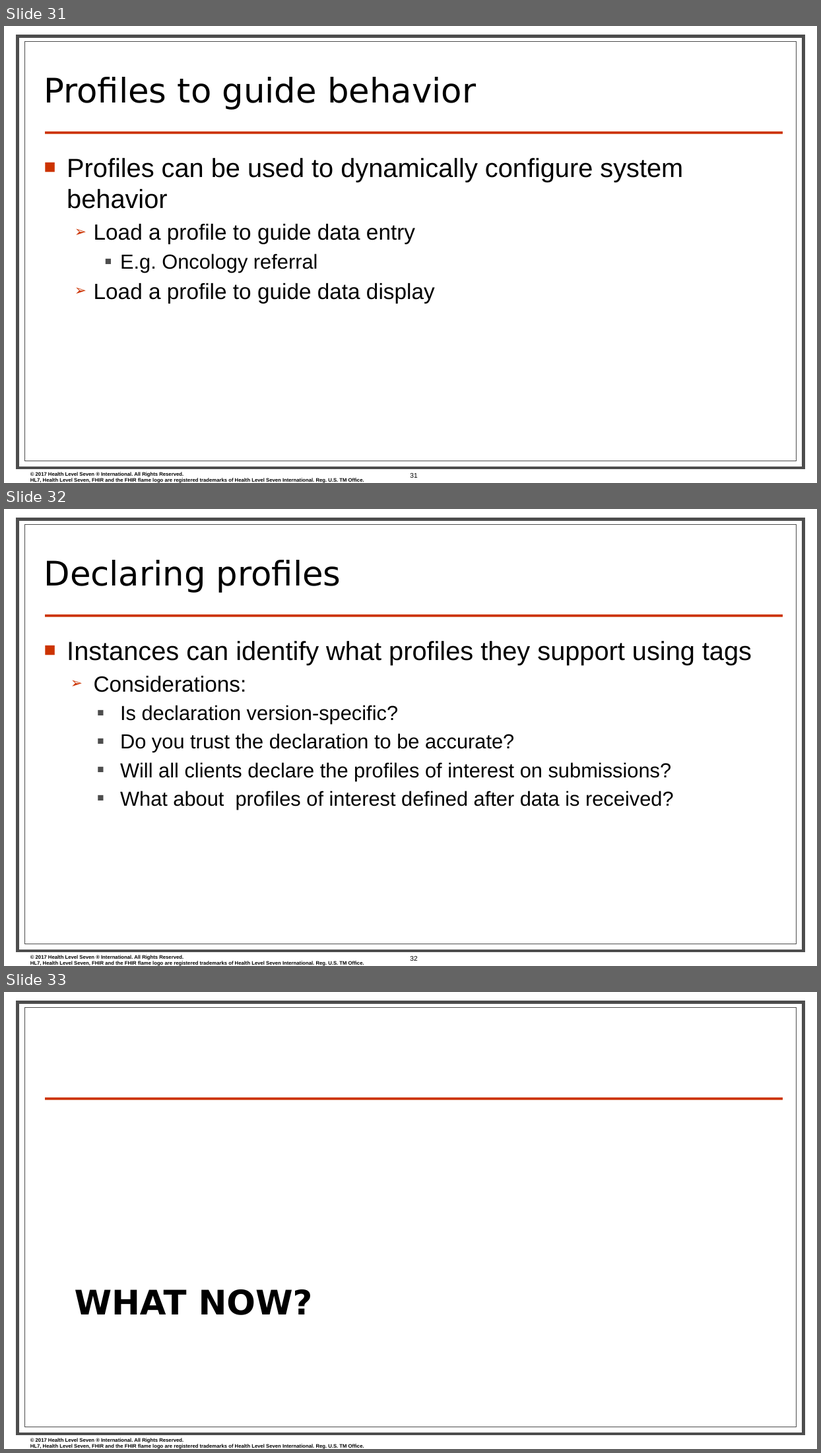
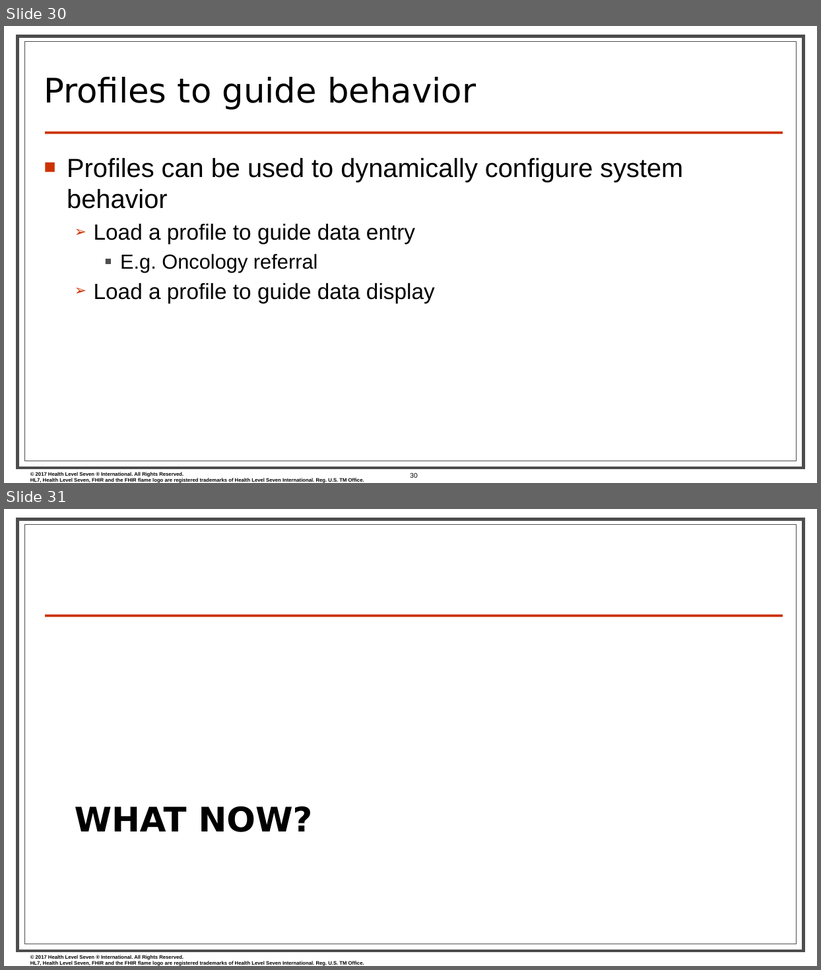
Before and after one commit to FHIR/documents, a slide deck: presentations/2018-06 Russia/FHIR Architecture.pptx. Shown one above the other, each under a label of ours: slides 31, 32 and 33 before the commit, slides 30 and 31 after it. The pictures are 821x1453 and 821x970 pixels, drawn with LibreOffice and Linux fonts; fonts in the diff are those of the drawing; background and template pictures are left out. Boxes give left, top, right and bottom in pixels: in the first picture for what was removed or moved away, otherwise in the second. Text is boxed around its words. In the diff, an @@ line names an element or a change of style, - is before the commit and + after.

```diff
--- a/presentations/2018-06 Russia/FHIR Architecture.pptx
+++ b/presentations/2018-06 Russia/FHIR Architecture.pptx
@@ slide 32 removed at (4, 509, 817, 966), background #FFFFFF; not listed: 4 template elements that a slide beside it also shows @@
@@ title removed at (44, 560, 341, 593) @@
-Declaring profiles
@@ text removed at (67, 641, 752, 809) @@
-■ Instances can identify what profiles they support using tags
-  ➢ Considerations:
-    ■ Is declaration version-specific?
-    ■ Do you trust the declaration to be accurate?
-    ■ Will all clients declare the profiles of interest on submissions?
-    ■ What about profiles of interest defined after data is received?
@@ page number removed at (410, 956, 417, 961) @@
-32
@@ what was slide 31 is now slide 30 @@
@@ page number at (410, 473, 417, 478): text changed @@
-31
+30
@@ what was slide 33 is now slide 31 @@
```
Also in this commit, not shown: 1 other slide removed, 9 other files.
